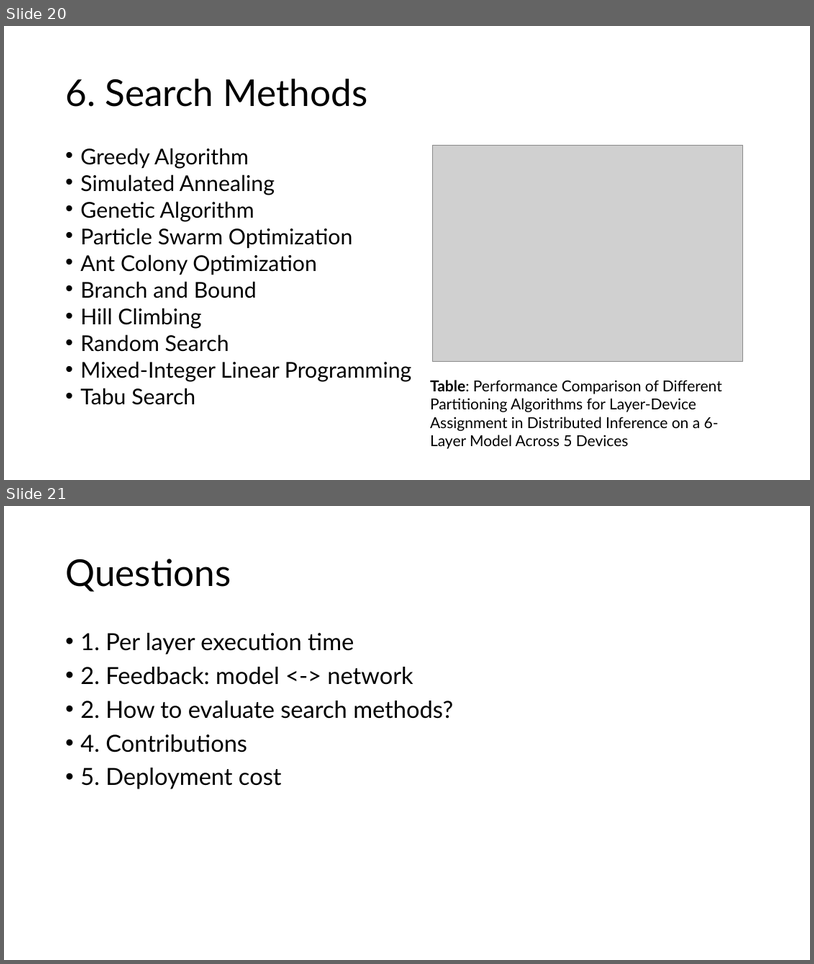
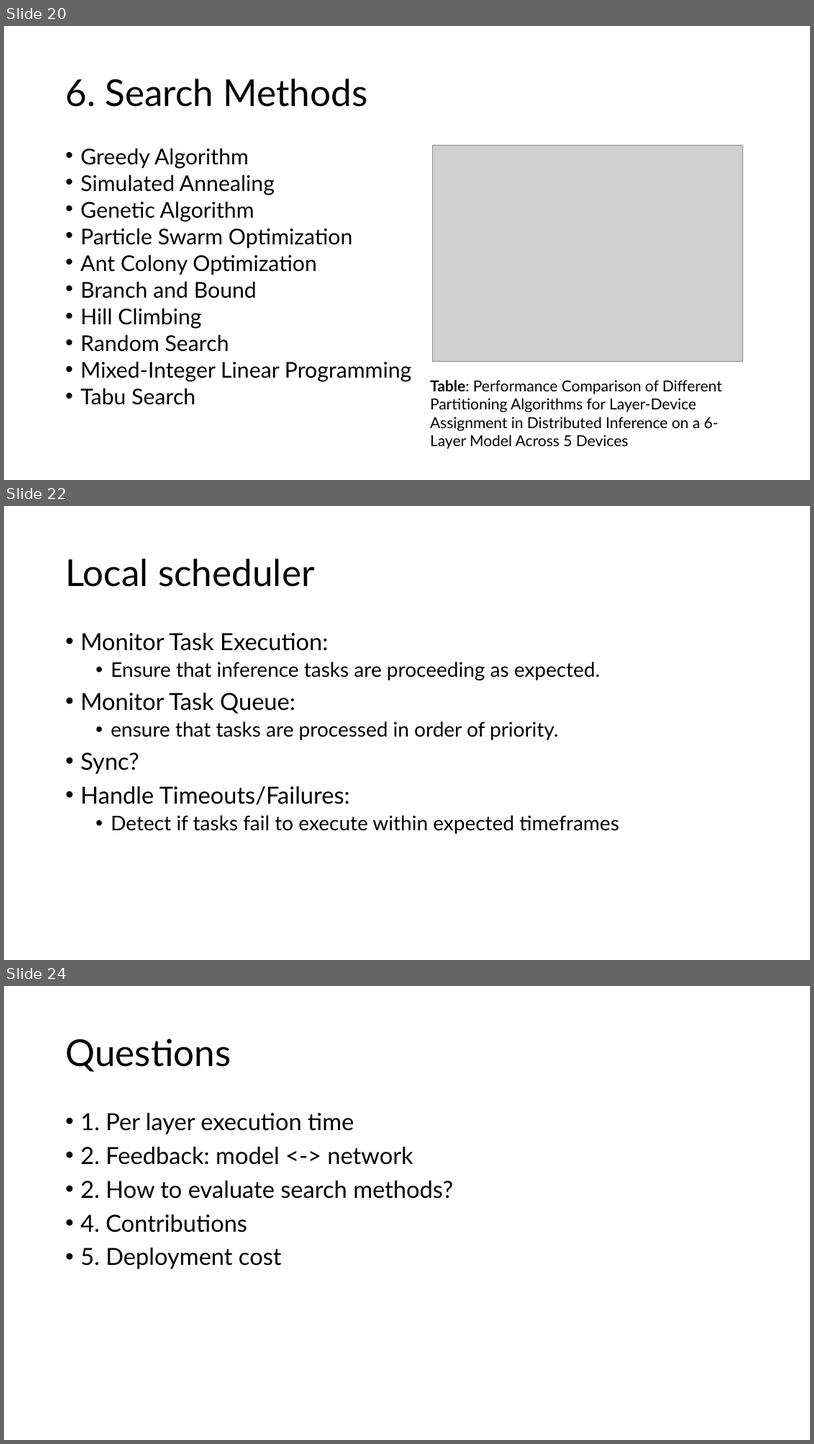
Before and after one commit to GXG-CS/on_device_learning, a slide deck: micro-network-project.pptx. Shown one above the other, each under a label of ours: slides 20 and 21 before the commit, slides 20, 22 and 24 after it; the slides between them are not shown. The pictures are 814x964 and 814x1444 pixels, drawn with LibreOffice and Linux fonts; fonts in the diff are those of the drawing; grey boxes stand for pictures. Boxes give left, top, right and bottom in pixels: in the first picture for what was removed or moved away, otherwise in the second. Text is boxed around its words. In the diff, an @@ line names an element or a change of style, - is before the commit and + after.

```diff
--- a/micro-network-project.pptx
+++ b/micro-network-project.pptx
@@ slide 22 added at (x1=4, y1=506, x2=810, y2=960), background #FFFFFF @@
@@ title added at (x1=65, y1=559, x2=315, y2=587), 44 pt, text #000000 @@
+Local scheduler
@@ text added at (x1=80, y1=633, x2=620, y2=834), 24 pt, text #000000 @@
+• Monitor Task Execution:
+  • Ensure that inference tasks are proceeding as expected.
+• Monitor Task Queue:
+  • ensure that tasks are processed in order of priority.
+• Sync?
+• Handle Timeouts/Failures:
+  • Detect if tasks fail to execute within expected timeframes
@@ what was slide 21 is now slide 24 @@
```
Also in this commit, not shown: 4 other slides added, 10 other files.
